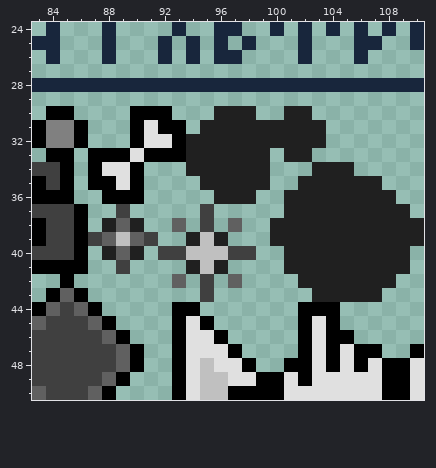
File history of a pixel-art file, sprites.aseprite. Above is the file before it was changed.
128x54 pixels, 1 frame. Shown: x 83..110, y 24..50.
The result:
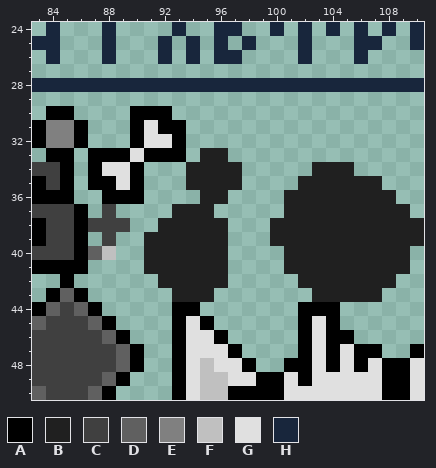
Palette (. is transparent): A #000000  B #202020  C #404040  D #606060  E #808080  F #c0c0c0  G #e0e0e0  H #18263c
The edit:
There is now colour B in row 35 at x 94; in row 36 at x 95; in row 37 at x 93 to 94; in row 38 at x 92, 94 and 96; in row 39 at x 92 to 93; in row 40 at x 91.
There is now colour B in row 41 at x 91 to 93; in row 42 at x 92, 94 and 96; in row 43 at x 93 to 94.
The edit turns colour C into colour B in rows 37 to 38 at x 95; in row 39 at x 91; in row 40 at x 92 to 93; in rows 42 to 43 at x 95.
The edit turns colour D into colour B in row 38 at x 93; in row 42 at x 93.
The edit turns colour F into colour B in row 39 at x 95; in row 40 at x 94 to 96; in row 41 at x 95.
There is now colour C in row 37 at x 88; in row 38 at x 87.
The edit turns colour B into colour C in row 38 at x 88.
The edit turns colour D into colour C in row 38 at x 89; in row 39 at x 88.
There is now colour D in row 40 at x 87.
The edit turns colour B into colour F in row 40 at x 88.
Colour B is gone in row 30 at x 96 to 98 and 101 to 102; in row 31 at x 95 to 103; in row 32 at x 94 to 103; in row 33 at x 94, 97 to 99 and 101 to 102; in rows 34 to 35 at x 98 to 99; in row 36 at x 97 to 98.
Colour B is gone in row 38 at x 90; in row 40 at x 90.
Colour C is gone in row 37 at x 89; in row 39 at x 87; in row 40 at x 97 to 98; in row 41 at x 89.
Colour D is gone in row 38 at x 97; in row 39 at x 90; in row 40 at x 89; in row 42 at x 97.
Colour F is gone in row 39 at x 89.
Boxes around the changes in both pictures, in picture pixels (x1, y1, x2, y2):
changed: (88, 106, 326, 302)
